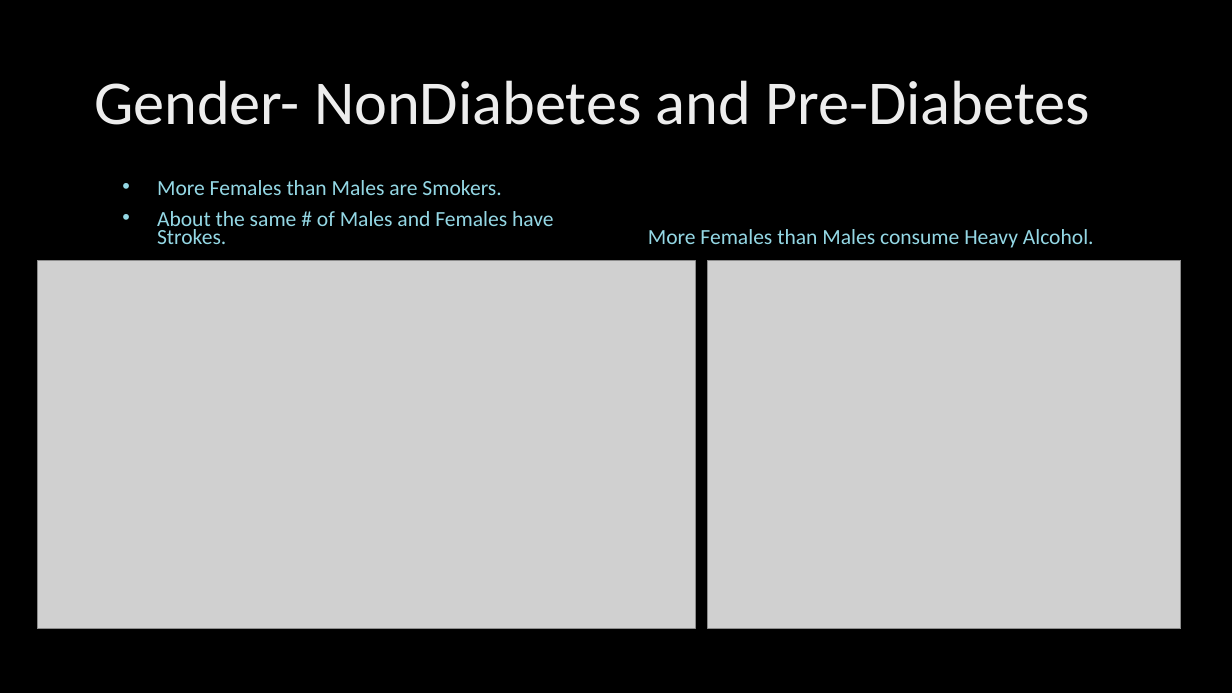
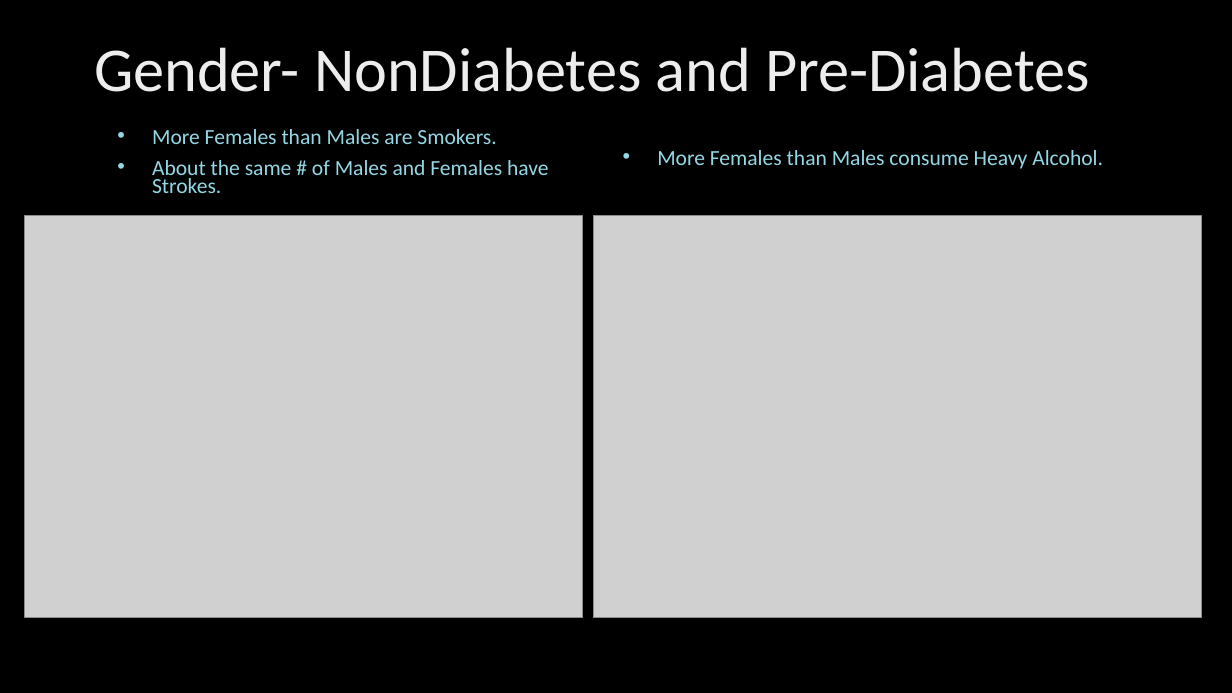
Before and after one commit to Rosedragon87/Capstone_Project_2021, a slide deck: slide 10 of Data_Science_Capstone_2021.pptx (slide 8 before the commit). Drawn at 1232x693 pixels with LibreOffice and Linux fonts; fonts in the diff are those of the drawing; grey boxes stand for pictures; background and template pictures are left out. Boxes give left, top, right and bottom in pixels: in the first picture for what was removed or moved away, otherwise in the second. Text is boxed around its words. In the diff, an @@ line names an element or a change of style, - is before the commit and + after.

```diff
--- a/Data_Science_Capstone_2021.pptx
+++ b/Data_Science_Capstone_2021.pptx
@@ title "Gender- NonDiabetes and Pre-Diabetes": place and size @@
-title "Gender- NonDiabetes and Pre-Diabetes" at bbox=[94, 80, 1090, 125]
+title "Gender- NonDiabetes and Pre-Diabetes" at bbox=[94, 47, 1090, 92]
@@ text "More Females than Males are ...": place and size @@
-text "More Females than Males are ..." at bbox=[157, 180, 554, 244]
+text "More Females than Males are ..." at bbox=[152, 129, 549, 193]
@@ text "More Females than Males consume ...": place and size @@
-text "More Females than Males consume ..." at bbox=[648, 229, 1094, 248]
+text "More Females than Males consume ..." at bbox=[657, 150, 1103, 169]
@@ text "More Females than Males consume ..." at bbox=[657, 150, 1103, 169]: alignment left to centre; bullet none to •; vertical alignment bottom to middle @@
@@ picture: place and size @@
-picture at bbox=[37, 261, 695, 629]
+picture at bbox=[25, 215, 582, 618]
@@ picture: place and size @@
-picture at bbox=[708, 261, 1181, 629]
+picture at bbox=[593, 215, 1202, 618]
```
Also in this commit, not shown: 4 other slides changed, 9 slides added, 12 slides removed.
